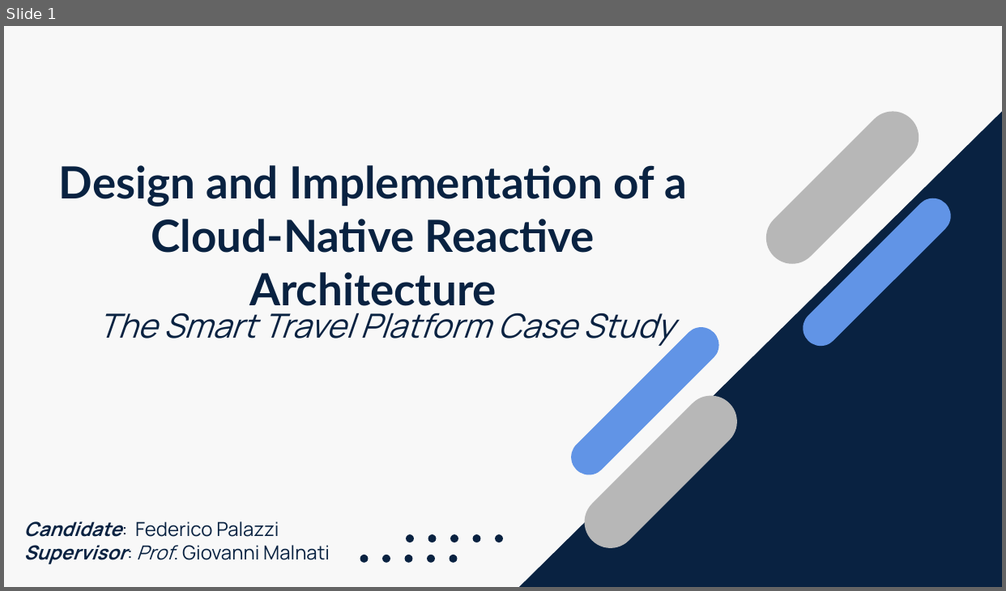
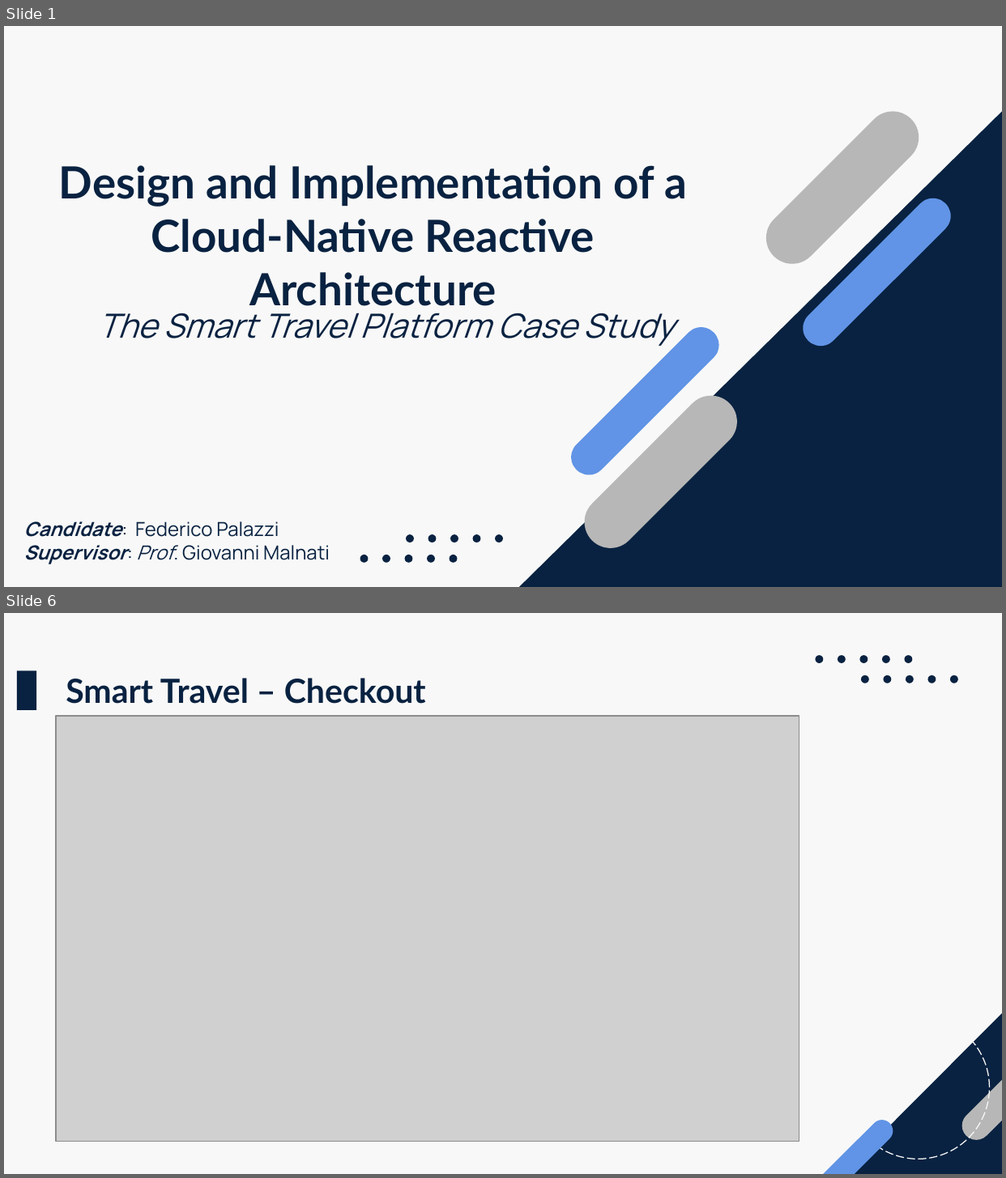
Before and after one commit to fede-palazz/smart-travel, a slide deck: thesis/presentation.pptx. Shown one above the other, each under a label of ours: slide 1 before the commit, slides 1 and 6 after it; the slides between them are not shown. The pictures are 1006x591 and 1006x1178 pixels, drawn with LibreOffice and Linux fonts; fonts in the diff are those of the drawing; grey boxes stand for pictures. Boxes give left, top, right and bottom in pixels: in the first picture for what was removed or moved away, otherwise in the second. Text is boxed around its words. In the diff, an @@ line names an element or a change of style, - is before the commit and + after.

```diff
--- a/thesis/presentation.pptx
+++ b/thesis/presentation.pptx
@@ slide 6 added at box(4, 613, 1002, 1174), background #F8F8F8 @@
@@ rectangle added at box(17, 671, 37, 710), fill #092241 @@
@@ text added at box(66, 678, 426, 704), 24 pt, text #092241, bold @@
+Smart Travel – Checkout
@@ picture added at box(56, 716, 799, 1142) @@
@@ group added at box(797, 655, 1002, 1174): 11 ellipses, 2 rounded rectangles, 1 right triangle @@
```
Also in this commit, not shown: 4 slides changed, 3 other slides added.
